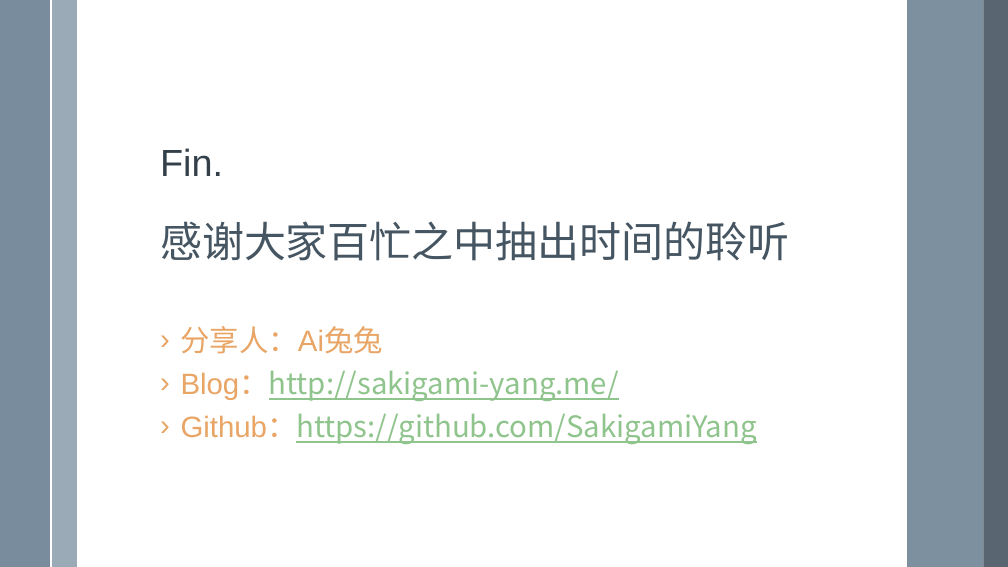
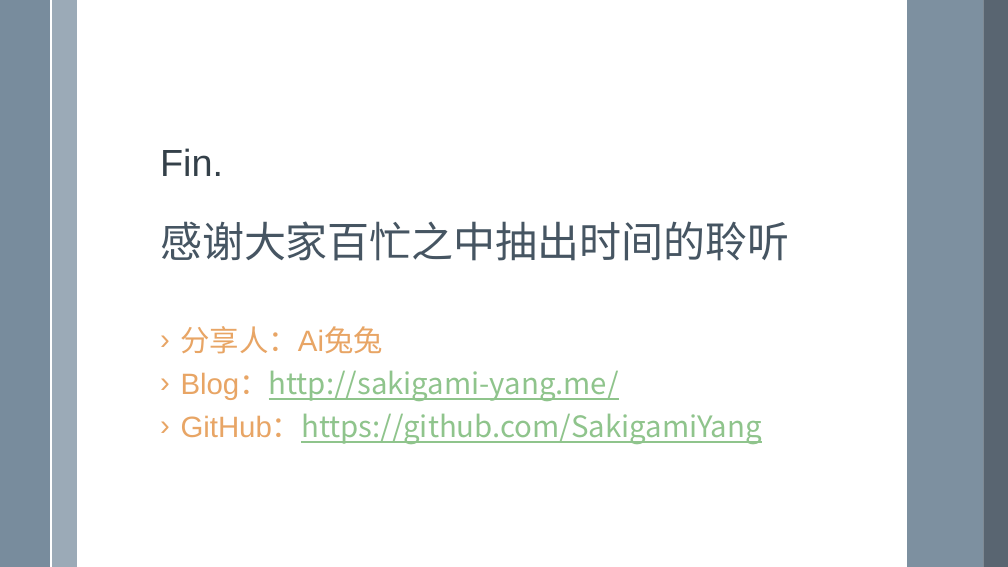
Before and after one commit to SakigamiYang/PyCon, a slide deck: slide 18 of Python-Meetup/20200719/面向一小部分程序员的数学学习相关话题简言.pptx. Drawn at 1008x567 pixels with LibreOffice and Linux fonts; fonts in the diff are those of the drawing. Boxes give left, top, right and bottom in pixels: in the first picture for what was removed or moved away, otherwise in the second. Text is boxed around its words. In the diff, an @@ line names an element or a change of style, - is before the commit and + after.

```diff
--- a/Python-Meetup/20200719/面向一小部分程序员的数学学习相关话题简言.pptx
+++ b/Python-Meetup/20200719/面向一小部分程序员的数学学习相关话题简言.pptx
@@ text at (181,414,762,443): text changed @@
-› Github：https://github.com/SakigamiYang
+› GitHub：https://github.com/SakigamiYang
```
Also in this commit, not shown: 7 other slides changed.
